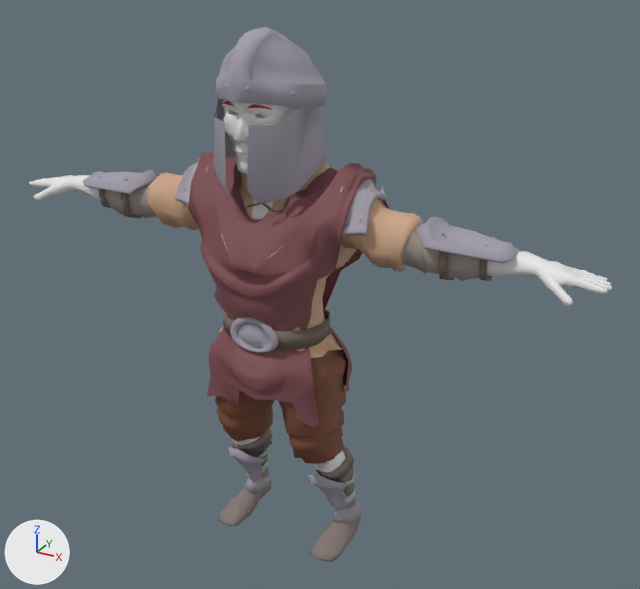
Renders of the FBX model game/data/models/soldier.fbx from each side of a commit.
The view is the same before and after, from a camera (50 mm lens) standing at (1.209, -2.076, 1.827) and looking at (0.094, -0.049, 0.813). Arrows for +X, +Y and +Z are at lower left; the lights stay in place. Where no turn or scale is listed for an object, it has been applied to the vertices. Vertices at the same position are counted once.

In view in the first picture: 'soldier'.
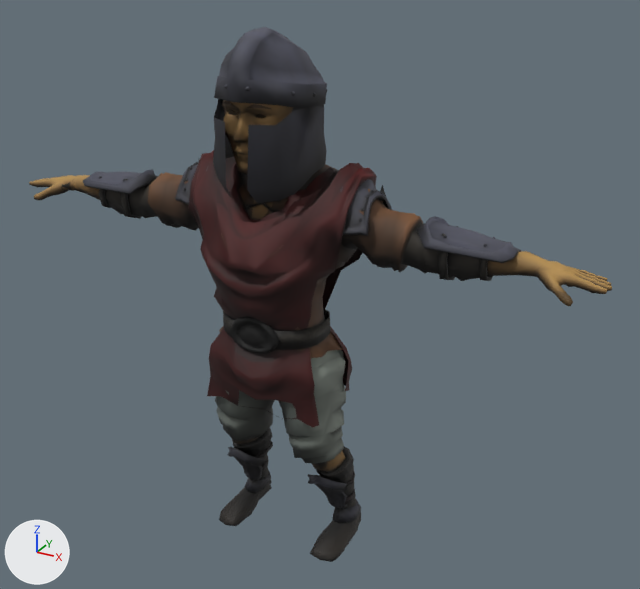
What differs and where, as boxes [x1, y1, x2, y2] in the pictures (640 x 589 px):
part 1 of me_durian_soldier, recoloured (grey to black)
    both: [257, 441, 356, 504]
part 2 of me_durian_soldier, recoloured (white to brown)
    both: [29, 100, 612, 473]
part 3 of me_durian_soldier, recoloured (grey to black)
    both: [99, 179, 493, 560]
part 4 of me_durian_soldier, recoloured (grey to black)
    both: [105, 180, 488, 281]
part 5 of me_durian_soldier, recoloured
    both: [148, 164, 423, 358]
part 6 of me_durian_soldier, recoloured
    both: [83, 27, 521, 523]
part 7 of me_durian_soldier, recoloured (grey to black)
    both: [219, 428, 361, 562]
part 8 of me_durian_soldier, recoloured (brown to grey)
    both: [215, 350, 346, 464]
part 9 of me_durian_soldier, recoloured
    both: [222, 101, 272, 110]
part 10 of me_durian_soldier, recoloured
    both: [188, 150, 377, 428]

The change, as a list of edits to the scene's bpy script:
```text
Add img_soldier4_png:
    img_soldier4_png = load_image('soldier4.png', 'soldier4.png', 1024, 1024, 'sRGB')
Add mat_soldier:
    mat_soldier = principled_material('Soldier')
    mat_soldier.texture = img_soldier4_png
    mat_soldier.roughness = 0.69
Change me_durian_soldier:
    where me_durian_soldier.from_pydata(...)  # 5613 vertices, 6485 faces; spans x -0.9..0.9, y -0.15..0.22, z -0.77..0.78
    used by ob_soldier; location = (-0.001, -0.156, 0.77)
    me_durian_soldier part 1: all 157 faces that had it switch from mat_eyes_001 (grey #a7bdb3) to mat_soldier (picture img_soldier4_png)
    me_durian_soldier part 2: all 1650 faces that had it switch from mat_combined_skin (white #e7e7e7) to mat_soldier (picture img_soldier4_png)
    me_durian_soldier part 3: all 272 faces that had it switch from mat_leather_by_cyann (brown #73675b) to mat_soldier (picture img_soldier4_png)
    me_durian_soldier part 4: all 212 faces that had it switch from mat_sleeves (grey #a3968e) to mat_soldier (picture img_soldier4_png)
    me_durian_soldier part 5: all 664 faces that had it switch from mat_soldiertunic (beige #cca687) to mat_soldier (picture img_soldier4_png)
    me_durian_soldier part 6: all 1734 faces that had it switch from mat_bronze_voronoi (grey #a29eab) to mat_soldier (picture img_soldier4_png)
    me_durian_soldier part 7: all 514 faces that had it switch from mat_footware (grey #887c76) to mat_soldier (picture img_soldier4_png)
    me_durian_soldier part 8: all 646 faces that had it switch from mat_soldierhair (brown #7a4933) to mat_soldier (picture img_soldier4_png)
    me_durian_soldier part 9: all 10 faces that had it switch from mat_solidercloak (red #ad3939) to mat_soldier (picture img_soldier4_png)
    me_durian_soldier part 10: all 626 faces that had it switch from mat_boots (brown #7f4d52) to mat_soldier (picture img_soldier4_png)
```
